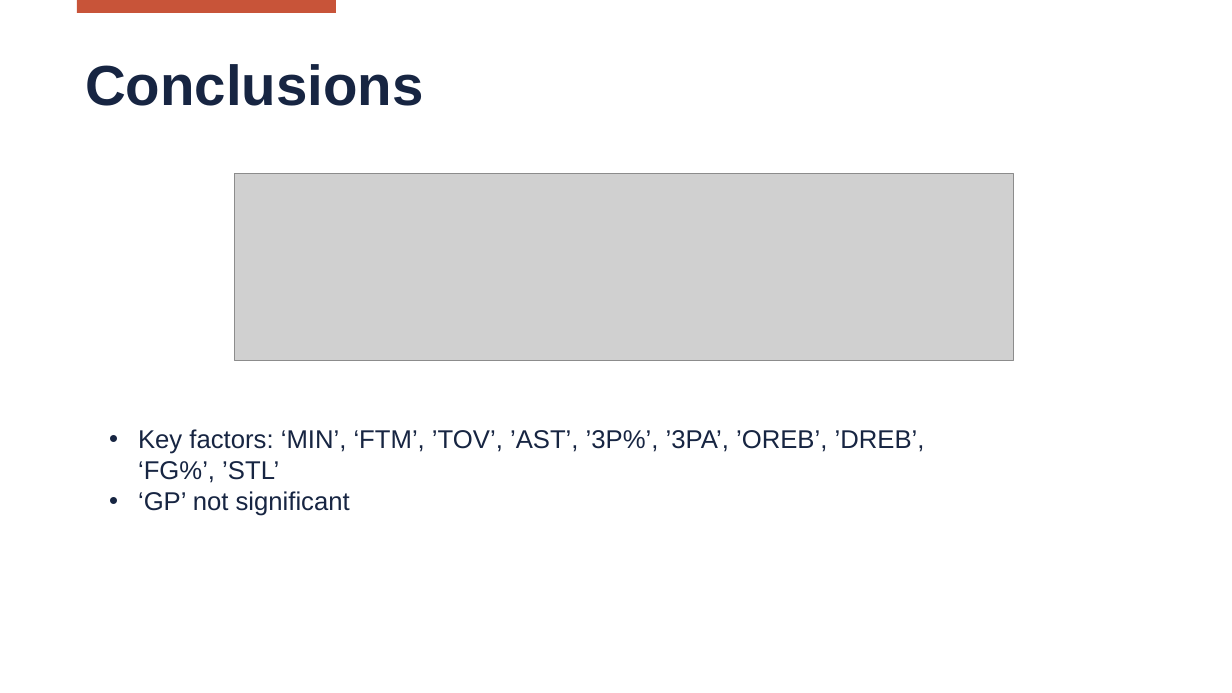
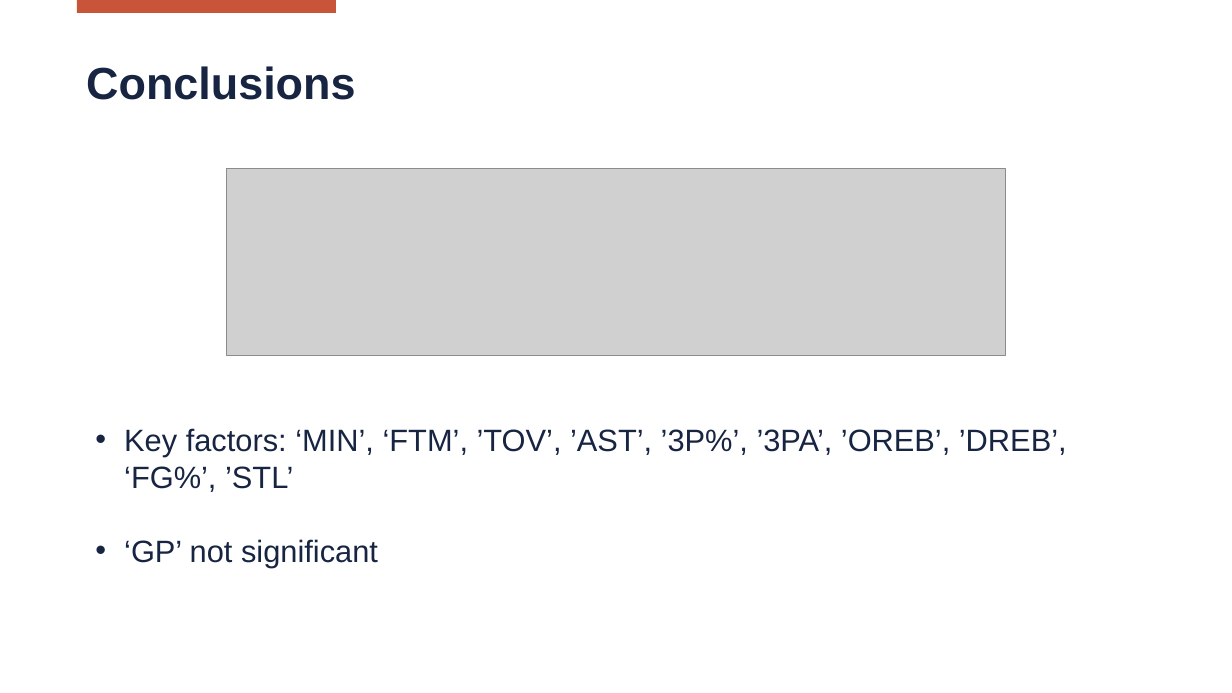
Before and after one commit to Matteo-Locatelli/SL_Project_2223, a slide deck: slide 24 of reports/Presentation.pptx. Drawn at 1232x693 pixels with LibreOffice and Linux fonts; fonts in the diff are those of the drawing; grey boxes stand for pictures; background and template pictures are left out. Boxes give left, top, right and bottom in pixels: in the first picture for what was removed or moved away, otherwise in the second. Text is boxed around its words. In the diff, an @@ line names an element or a change of style, - is before the commit and + after.

```diff
--- a/reports/Presentation.pptx
+++ b/reports/Presentation.pptx
@@ title "Conclusions" at (x1=86, y1=66, x2=355, y2=100): size 44 to 35 pt @@
@@ picture moved from (x1=234, y1=174, x2=1013, y2=361) to (x1=226, y1=169, x2=1006, y2=357) @@
@@ text "Key factors: ‘MIN’, ‘FTM’, ’TOV’, ..." moved from (x1=138, y1=429, x2=925, y2=516) to (x1=124, y1=428, x2=1067, y2=567) @@
@@ text "Key factors: ‘MIN’, ‘FTM’, ’TOV’, ..." at (x1=124, y1=428, x2=1067, y2=567): size 20 to 24 pt @@
```
Also in this commit, not shown: 33 other slides changed.
